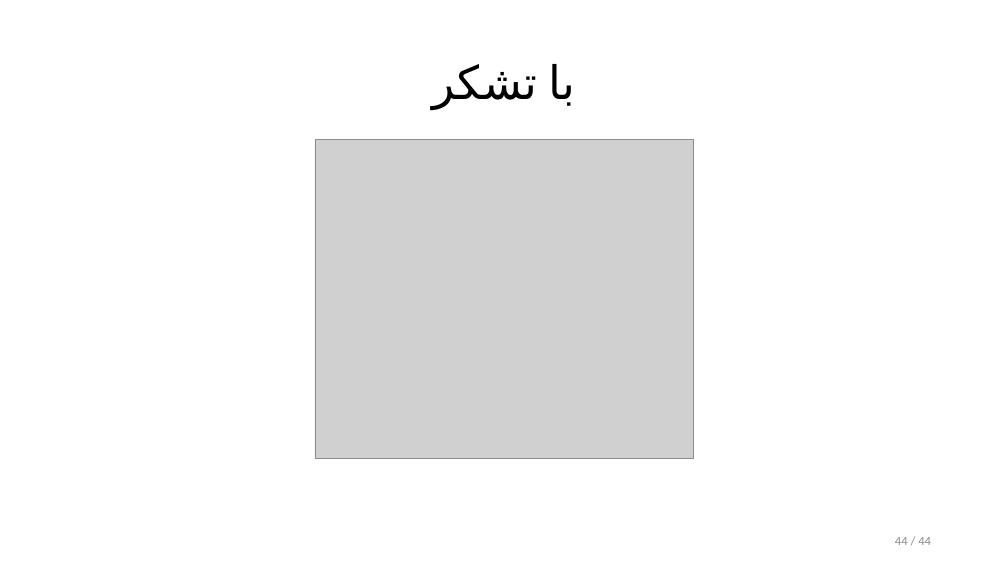
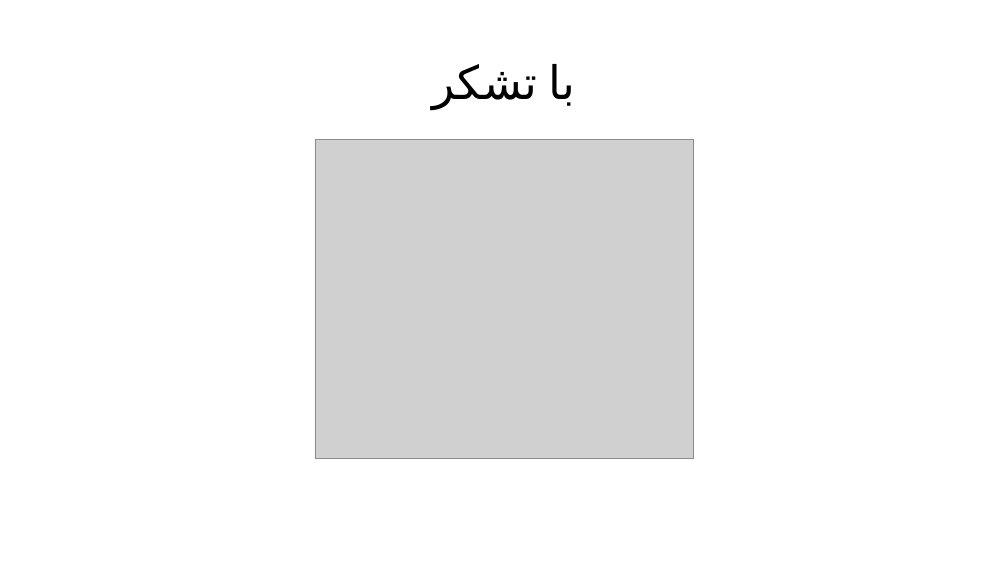
Before and after one commit to alphamarket/thesis, a slide deck: slide 41 of report/presentation/presentation.pptx (slide 44 before the commit). Drawn at 1008x567 pixels with LibreOffice and Linux fonts; fonts in the diff are those of the drawing; grey boxes stand for pictures. Boxes give left, top, right and bottom in pixels: in the first picture for what was removed or moved away, otherwise in the second. Text is boxed around its words. In the diff, an @@ line names an element or a change of style, - is before the commit and + after.

```diff
--- a/report/presentation/presentation.pptx
+++ b/report/presentation/presentation.pptx
@@ page number removed at <box>895,537,931,545</box> @@
-44 / 44
```
Also in this commit, not shown: 7 other slides changed, 2 slides added, 5 slides removed, 1 other file.
